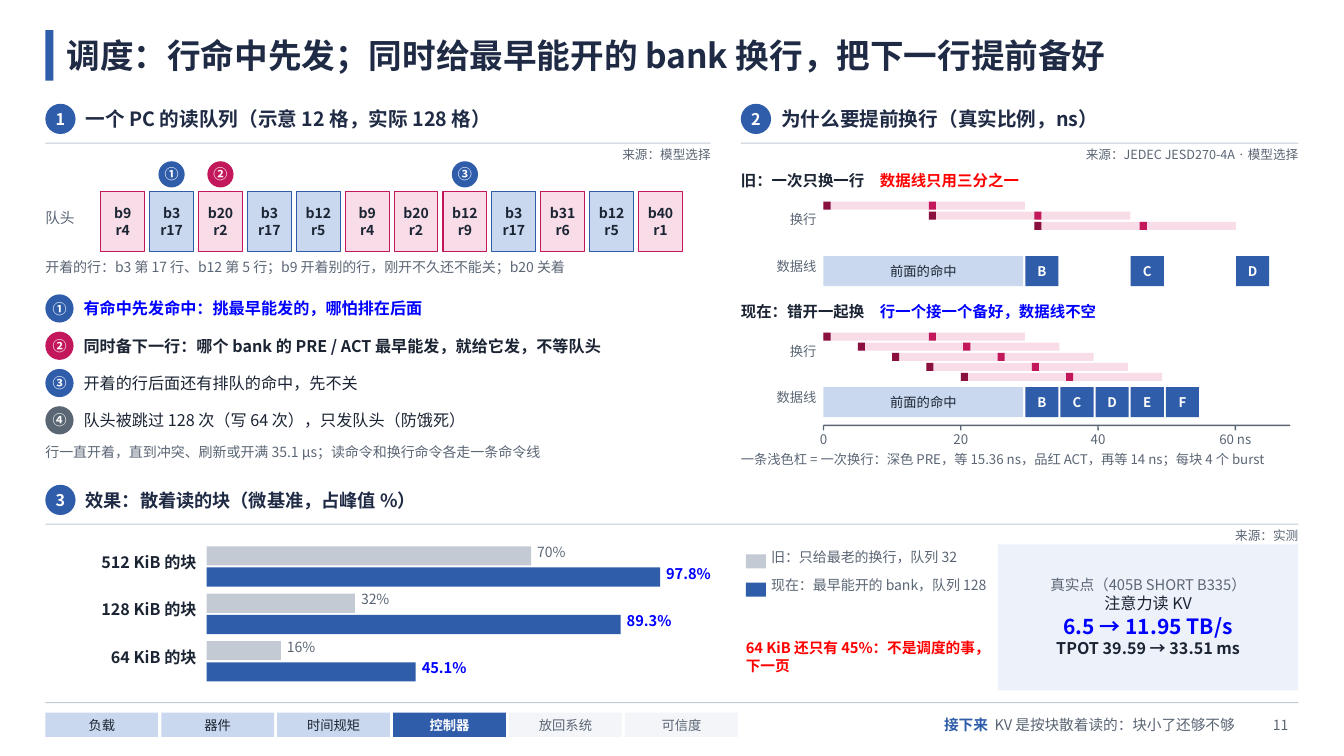
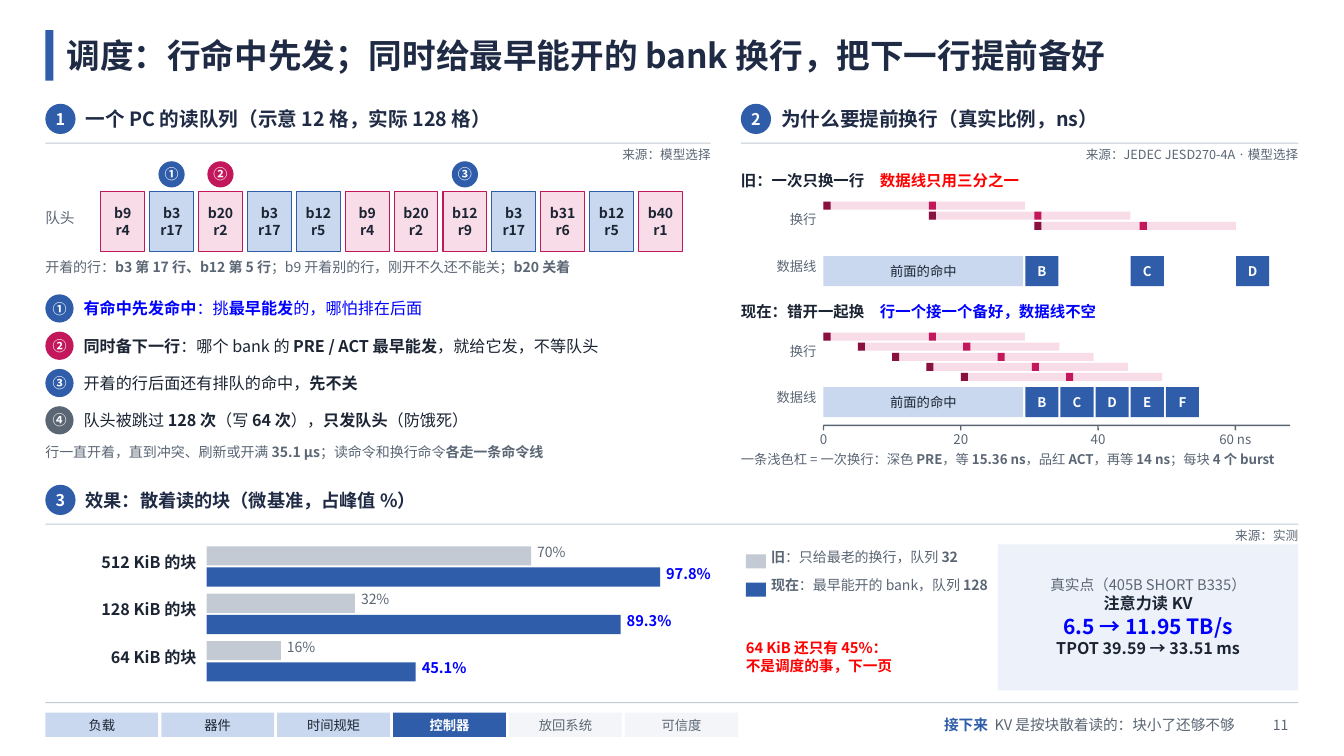
Before and after one commit to zhenghao21/heterollm-sim-4.0.0, a slide deck: slide 11 of docs/presentations/hbm_control_logic_20261107/HBM控制逻辑讲解.pptx. Drawn at 1344x756 pixels with LibreOffice and Linux fonts; fonts in the diff are those of the drawing. Boxes give left, top, right and bottom in pixels: in the first picture for what was removed or moved away, otherwise in the second. Text is boxed around its words. In the diff, an @@ line names an element or a change of style, - is before the commit and + after.

```diff
--- a/docs/presentations/hbm_control_logic_20261107/HBM控制逻辑讲解.pptx
+++ b/docs/presentations/hbm_control_logic_20261107/HBM控制逻辑讲解.pptx
@@ text "开着的行：b3 第 17 行、b12 第 ..." at <box>45,258,570,276</box>: bold on in "开着的行：b3 第 17 行、b12 第 5 行；b9 ..." @@
@@ text "有命中先发命中：挑最早能发的，哪怕排在后面" at <box>84,300,423,316</box>: bold off in "有命中先发命中：挑最早能发的，哪怕排在后面" @@
@@ text "同时备下一行：哪个 bank 的 PRE / ..." at <box>84,338,599,354</box>: bold off in "同时备下一行：哪个 bank 的 最早能发，就给它发，不等队头" @@
@@ text "开着的行后面还有排队的命中，先不关" at <box>84,375,358,391</box>: bold on in "开着的行后面还有排队的命中，先不关" @@
@@ text "队头被跳过 128 次（写 64 次），只发队头（防饿死）" at <box>84,412,469,428</box>: bold on in "128 次（写 64 次），只发队头（防饿死）" @@
@@ text "行一直开着，直到冲突、刷新或开满 35.1 µs；读命令和换行命令各走一条命令线" at <box>45,445,543,460</box>: bold on in "35.1 µs；读命令和换行命令各走一条命令线" @@
@@ text "一条浅色杠 = 一次换行：深色 PRE，等 15.36 ..." at <box>741,453,1275,466</box>: bold on in "PRE，等 15.36 ns，品红 ACT，再等 14 ns；每块 4 ..." @@
@@ text "旧：只给最老的换行，队列 32" at <box>771,550,958,564</box>: bold on in "旧：只给最老的换行，队列 32" @@
@@ text "现在：最早能开的 bank，队列 128" at <box>771,578,988,591</box>: bold on in "现在：最早能开的 128" @@
@@ text at <box>1104,595,1193,611</box>: bold on in "注意力读 KV" @@
@@ text at <box>746,640,892,673</box>: text changed @@
-64 KiB 还只有 45%：不是调度的事，下一页
+64 KiB 还只有 45%：
+不是调度的事，下一页
```
Also in this commit, not shown: 19 other slides changed, 32 other files.
